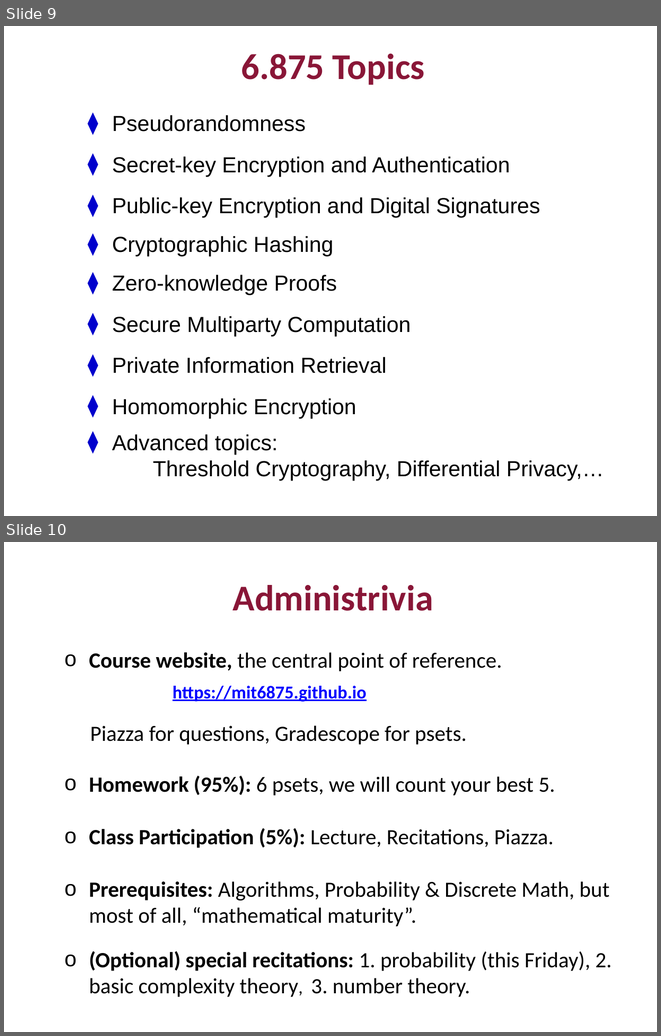
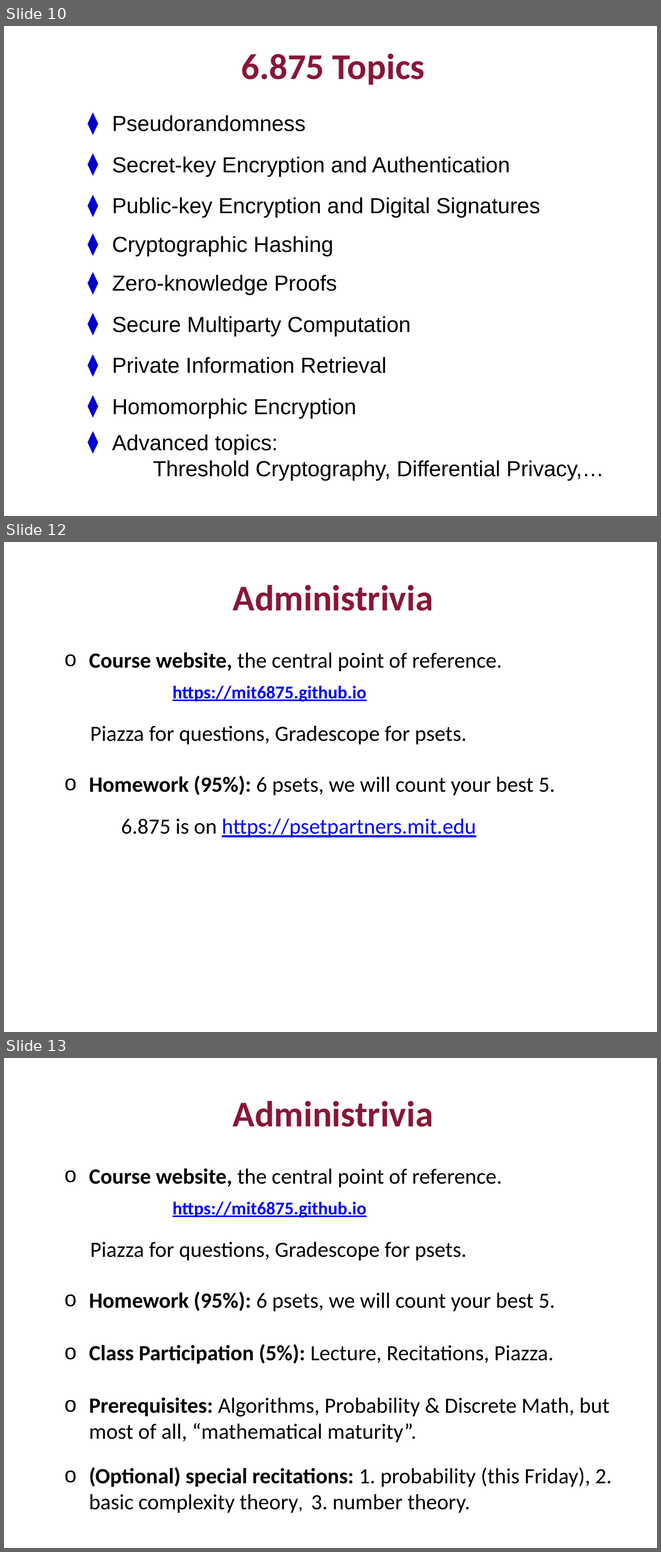
Before and after one commit to mit6875/mit6875.github.io, a slide deck: FA22SLIDES/lec1.pptx. Shown one above the other, each under a label of ours: slides 9 and 10 before the commit, slides 10, 12 and 13 after it; the slides between them are not shown. The pictures are 661x1036 and 661x1552 pixels, drawn with LibreOffice and Linux fonts; fonts in the diff are those of the drawing. Boxes give left, top, right and bottom in pixels: in the first picture for what was removed or moved away, otherwise in the second. Text is boxed around its words. In the diff, an @@ line names an element or a change of style, - is before the commit and + after.

```diff
--- a/FA22SLIDES/lec1.pptx
+++ b/FA22SLIDES/lec1.pptx
@@ slide 12 added at (4, 542, 657, 1032), background #FFFFFF @@
@@ subtitle added at (233, 585, 433, 611), 40 pt, text #891637, bold @@
+Administrivia
@@ text added at (89, 652, 502, 671), 24 pt, text #000000 @@
+o Course website, the central point of reference.
@@ text added at (173, 686, 367, 702), 20 pt, text #0000FF, bold, underline @@
+https://mit6875.github.io
@@ text added at (90, 725, 467, 744), 24 pt, text #000000 @@
+Piazza for questions, Gradescope for psets.
@@ text added at (89, 775, 555, 795), 24 pt, text #000000 @@
+o Homework (95%): 6 psets, we will count your best 5.
@@ text added at (121, 818, 476, 837), 24 pt, text #0000FF, underline @@
+6.875 is on https://psetpartners.mit.edu
@@ what was slide 9 is now slide 10 @@
@@ what was slide 10 is now slide 13 @@
```
Also in this commit, not shown: 5 slides changed, 2 other slides added, 1 other file.
